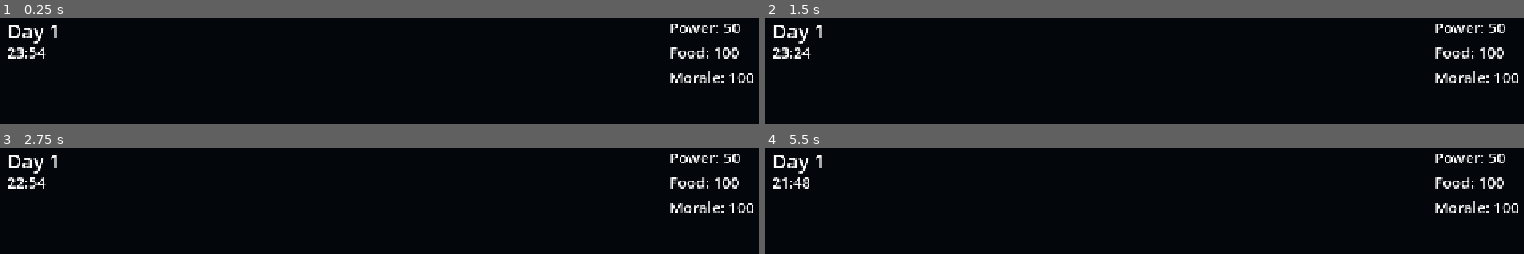
Above: before the commit, frames 1-4 (two rows, left to right).
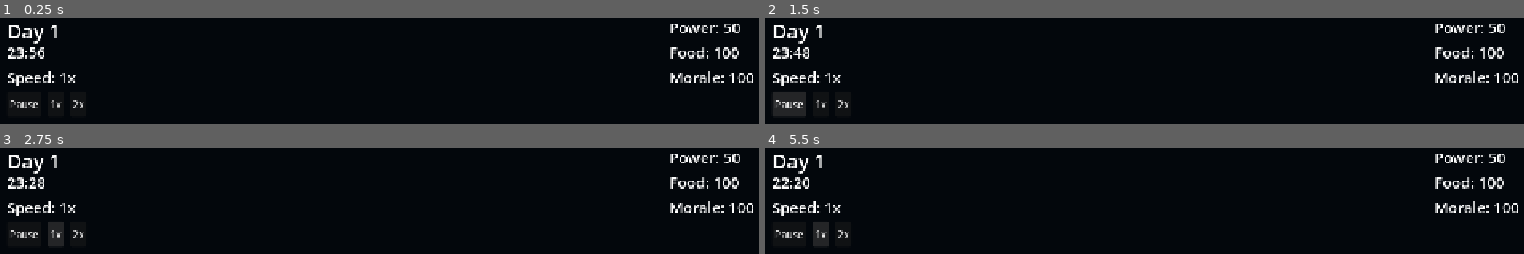
Above: after the commit, the same moments.

Repository: MLinh2407/godot-survival-city-builder-game
Game: Godot game, scene res://scenes/main/Main.tscn
Two runs of this game, one before a commit and one after it. Both use one fixed random seed, a clock stepped at 60 frames per second and the inputs below.
Inputs (mouse positions are in pixels of both pictures, inside the frame that each line leads up to):
- Up to frame 1 (0.25 s): no input
- Up to frame 2 (1.5 s): click (787, 103) at 0.5 s, where only the run after the commit has a clickable "Pause"; click (795, 103) at 1.25 s, where only the run after the commit has a clickable "Resume"
- Up to frame 3 (2.75 s): click (53, 233) at 2 s, where only the run after the commit has a clickable "1x"
- Up to frame 4 (5.5 s): click (840, 233) at 2.75 s, where only the run after the commit has a clickable "2x"; click (818, 233) at 3.5 s, where only the run after the commit has a clickable "1x"; click (840, 233) at 4.25 s, where only the run after the commit has a clickable "2x"; click (818, 233) at 5 s, where only the run after the commit has a clickable "1x"

The runs differ from the first frame. In frame 1, 0.8% of the frame differs, in the area x 1-12%, y 27-85%; in frame 2, 1.7%, in the area x 1-12%, y 27-93%; in frame 3, 1.4%; in frame 4, 1.4%.

Commit message:
add x1 x2 speed controls

Diff:
--- a/scenes/main/Main.gd
+++ b/scenes/main/Main.gd
@@ -2,6 +2,11 @@
 
 @onready var day_label: Label = $UILayer/HUD/DayLabel
 @onready var time_label: Label = $UILayer/HUD/TimeLabel
+@onready var speed_label: Label = $UILayer/HUD/SpeedLabel
+
+@onready var btn_pause: Button = $UILayer/HUD/SpeedControls/ButtonPause
+@onready var btn_1x: Button = $UILayer/HUD/SpeedControls/Button1x
+@onready var btn_2x: Button = $UILayer/HUD/SpeedControls/Button2x
 
 @onready var power_label: Label = $UILayer/HUD/PowerLabel
 @onready var food_label: Label = $UILayer/HUD/FoodLabel
@@ -17,13 +22,41 @@
 	if day_label:
 		day_label.text = "Day " + str(TimeManager.current_day)
 
+	# Connect buttons
+	if btn_pause: btn_pause.pressed.connect(toggle_pause)
+	if btn_1x: btn_1x.pressed.connect(_on_button_1x_pressed)
+	if btn_2x: btn_2x.pressed.connect(_on_button_2x_pressed)
+
+	set_speed(1.0, "Speed: 1x")
+
 	# init labels manually in case signal fires before Main is fully ready
 	if power_label and food_label and morale_label:
 		_on_resources_changed(ResourceManager.power, ResourceManager.food, ResourceManager.morale)
 
+func toggle_pause() -> void:
+	get_tree().paused = not get_tree().paused
+	if btn_pause:
+		btn_pause.text = "Resume" if get_tree().paused else "Pause"
+
+func set_speed(multiplier: float, text: String) -> void:
+	Engine.time_scale = multiplier
+	if speed_label:
+		speed_label.text = text
+
+func _on_button_1x_pressed() -> void:
+	set_speed(1.0, "Speed: 1x")
+
+func _on_button_2x_pressed() -> void:
+	set_speed(2.0, "Speed: 2x")
+
 func _unhandled_input(event: InputEvent) -> void:
-	if event is InputEventKey and event.keycode == KEY_SPACE and event.pressed and not event.echo:
-		get_tree().paused = not get_tree().paused
+	if event is InputEventKey and event.pressed and not event.echo:
+		if event.keycode == KEY_SPACE:
+			toggle_pause()
+		elif event.keycode == KEY_1:
+			set_speed(1.0, "Speed: 1x")
+		elif event.keycode == KEY_2:
+			set_speed(2.0, "Speed: 2x")
 
 func _on_day_changed(new_day: int) -> void:
 	if day_label:
--- a/scenes/main/Main.tscn
+++ b/scenes/main/Main.tscn
@@ -28,6 +28,33 @@
 offset_bottom = 100.0
 theme_override_font_sizes/font_size = 24
 text = "24:00"
+
+[node name="SpeedLabel" type="Label" parent="UILayer/HUD" unique_id=987654327]
+offset_left = 40.0
+offset_top = 110.0
+offset_right = 160.0
+offset_bottom = 140.0
+theme_override_font_sizes/font_size = 24
+text = "Speed: 1x"
+
+[node name="SpeedControls" type="HBoxContainer" parent="UILayer/HUD" unique_id=987654328]
+offset_left = 40.0
+offset_top = 150.0
+offset_right = 160.0
+offset_bottom = 190.0
+theme_override_constants/separation = 10
+
+[node name="ButtonPause" type="Button" parent="UILayer/HUD/SpeedControls" unique_id=987654331]
+layout_mode = 2
+text = "Pause"
+
+[node name="Button1x" type="Button" parent="UILayer/HUD/SpeedControls" unique_id=987654329]
+layout_mode = 2
+text = "1x"
+
+[node name="Button2x" type="Button" parent="UILayer/HUD/SpeedControls" unique_id=987654330]
+layout_mode = 2
+text = "2x"
 
 [node name="PowerLabel" type="Label" parent="UILayer/HUD" unique_id=987654323]
 offset_left = 1100.0
--- a/scripts/managers/TimeManager.gd
+++ b/scripts/managers/TimeManager.gd
@@ -4,7 +4,7 @@
 signal time_changed(time_string: String)
 
 var current_day: int = 1
-var day_length_seconds: float = 60.0
+var day_length_seconds: float = 90.0
 var time_elapsed: float = 0.0
 
 var _last_time_str: String = ""
